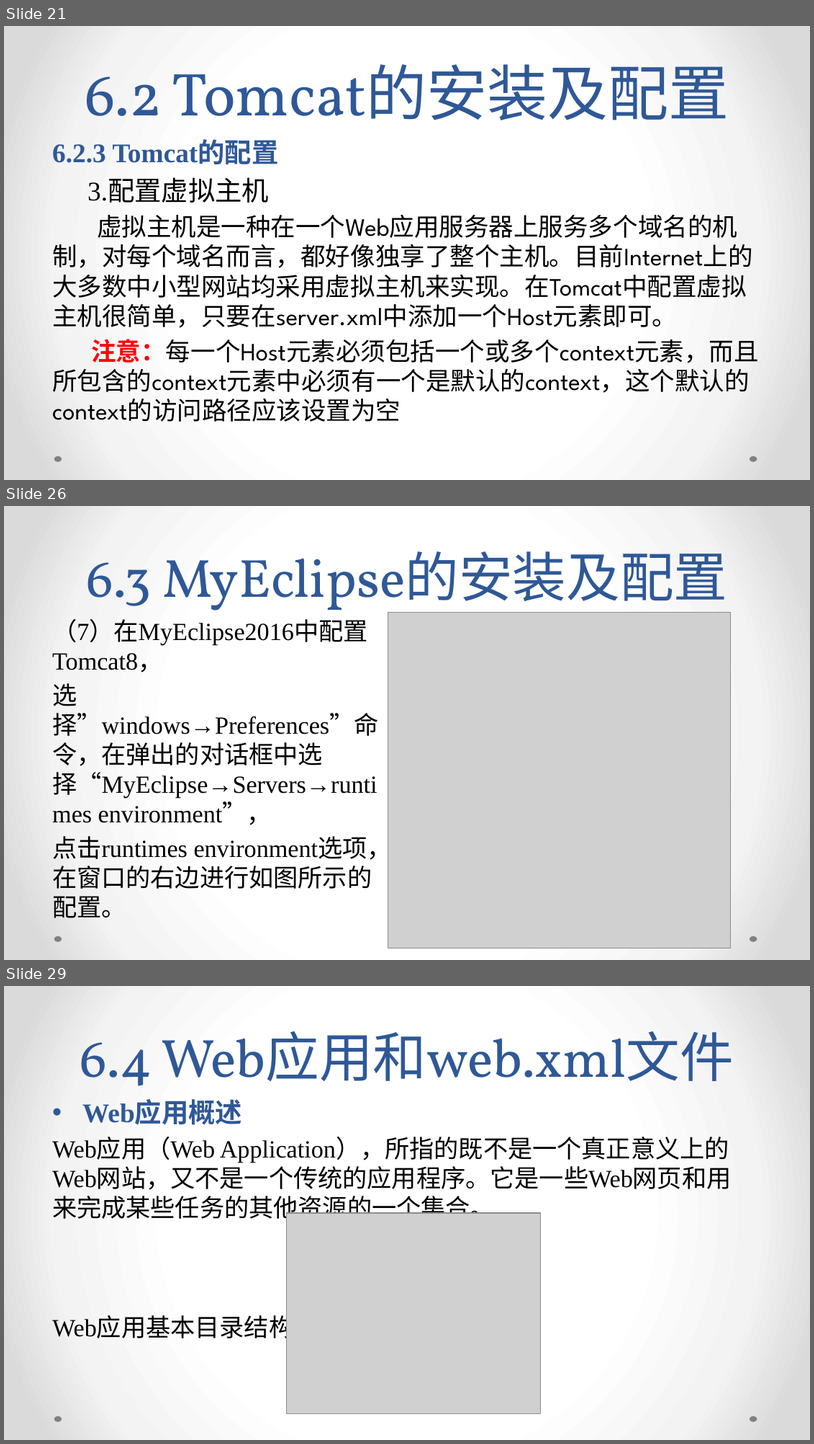
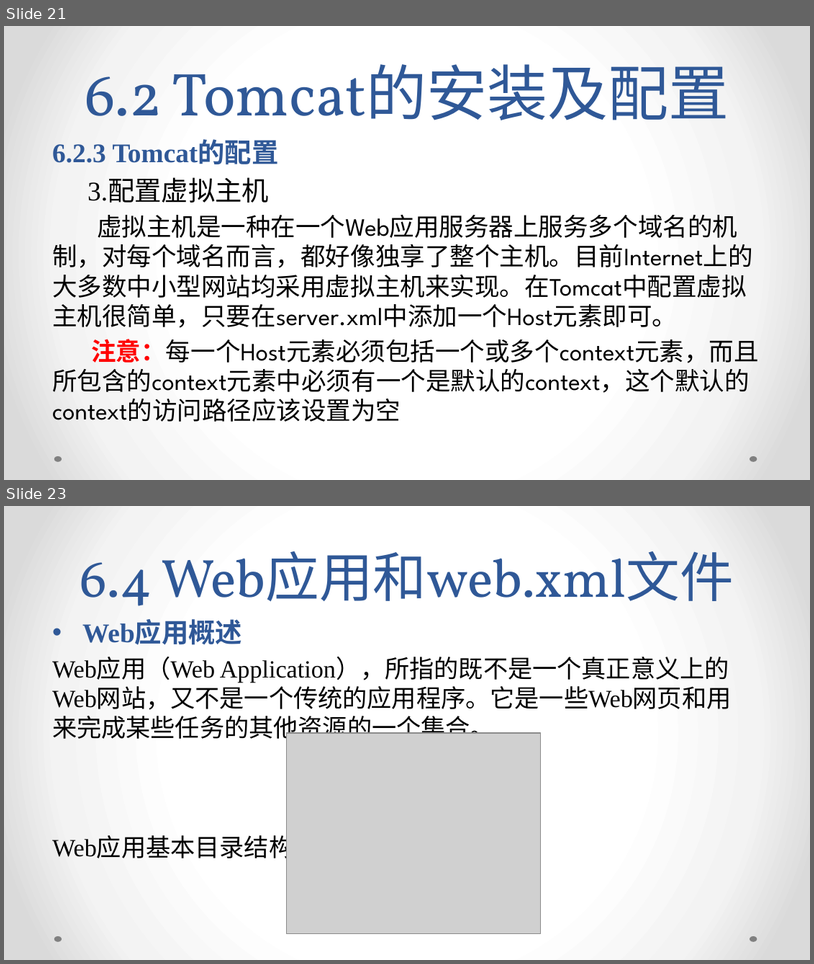
Before and after one commit to xdwenhaoyu/WEB_JSP, a slide deck: JSP PPT/第06章 开发运行环境.pptx. Shown one above the other, each under a label of ours: slides 21, 26 and 29 before the commit, slides 21 and 23 after it; the slides between them are not shown. The pictures are 814x1444 and 814x964 pixels, drawn with LibreOffice and Linux fonts; fonts in the diff are those of the drawing; grey boxes stand for pictures. Boxes give left, top, right and bottom in pixels: in the first picture for what was removed or moved away, otherwise in the second. Text is boxed around its words. In the diff, an @@ line names an element or a change of style, - is before the commit and + after.

```diff
--- a/JSP PPT/第06章 开发运行环境.pptx
+++ b/JSP PPT/第06章 开发运行环境.pptx
@@ slide 26 removed at [4, 506, 810, 960], background gradient #FFFFFF to #F4F4F4 to #DADADA; not listed: 2 template elements that a slide beside it also shows @@
@@ title removed at [86, 551, 728, 620] @@
-6.3 MyEclipse的安装及配置
@@ picture removed at [388, 613, 730, 948] @@
@@ text removed at [52, 619, 392, 918] @@
-（7）在MyEclipse2016中配置Tomcat8，
-选择”windows→Preferences”命令，在弹出的对话框中选择“MyEclipse→Servers→runtimes environment”，
-点击runtimes environment选项，在窗口的右边进行如图所示的配置。
@@ what was slide 29 is now slide 23 @@
```
Also in this commit, not shown: 1 slide changed, 5 other slides removed, 8 other files.
